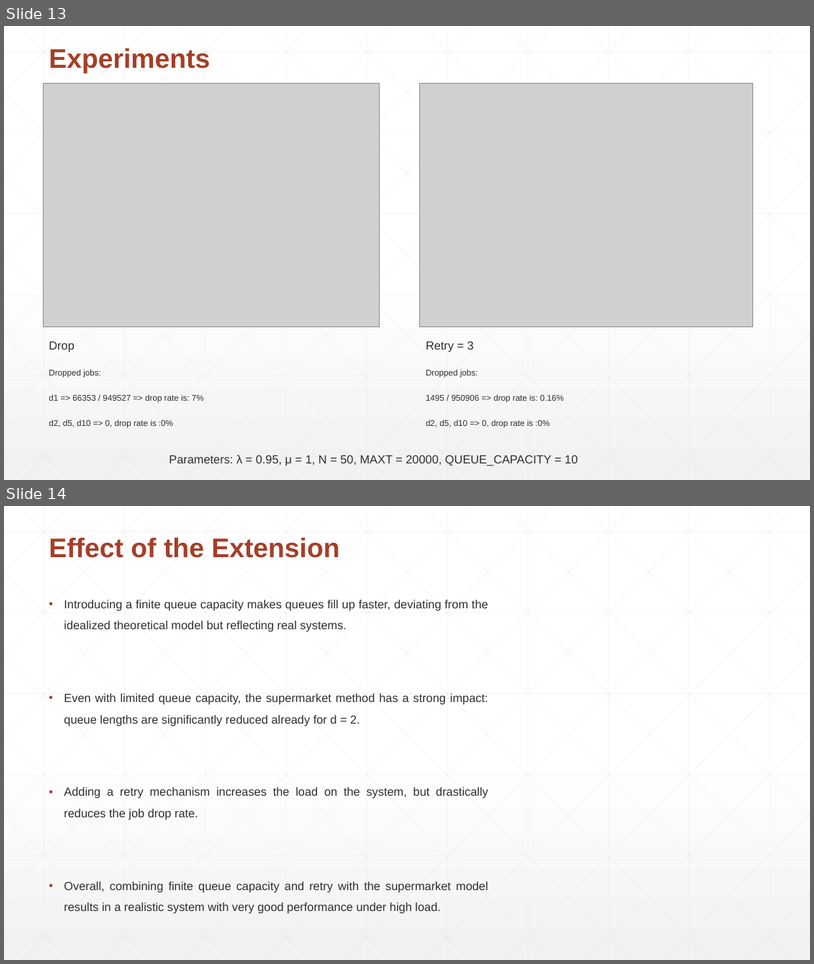
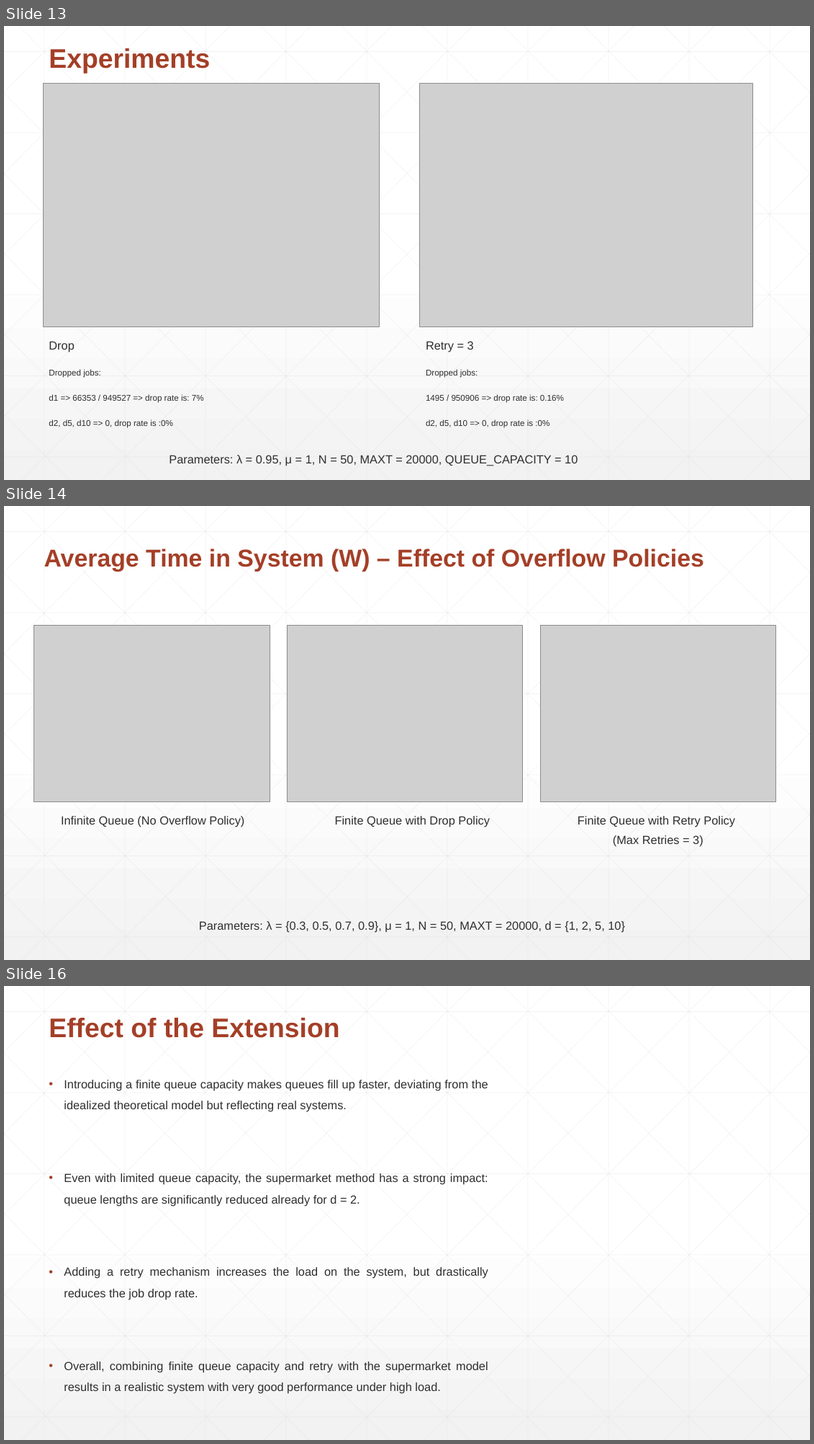
Before and after one commit to Argon2002/DC_Assignment1, a slide deck: Assignment 1.pptx. Shown one above the other, each under a label of ours: slides 13 and 14 before the commit, slides 13, 14 and 16 after it; the slides between them are not shown. The pictures are 814x964 and 814x1444 pixels, drawn with LibreOffice and Linux fonts; fonts in the diff are those of the drawing; grey boxes stand for pictures. Boxes give left, top, right and bottom in pixels: in the first picture for what was removed or moved away, otherwise in the second. Text is boxed around its words. In the diff, an @@ line names an element or a change of style, - is before the commit and + after.

```diff
--- a/Assignment 1.pptx
+++ b/Assignment 1.pptx
@@ slide 14 added at <box>4,506,810,960</box>, background gradient #FFFFFF to #F2F2F2; not listed: 46 template elements that a slide beside it also shows @@
@@ text added at <box>44,548,705,572</box>, 29 pt, text #A43F27, bold @@
+Average Time in System (W) – Effect of Overflow Policies
@@ picture added at <box>34,626,270,802</box> @@
@@ picture added at <box>287,626,523,802</box> @@
@@ picture added at <box>540,626,777,802</box> @@
@@ text added at <box>61,816,244,827</box>, 14 pt, text #2D2E2D @@
+Infinite Queue (No Overflow Policy)
@@ text added at <box>335,816,490,827</box>, 14 pt, text #2D2E2D @@
+Finite Queue with Drop Policy
@@ text added at <box>578,816,736,847</box>, 14 pt, text #2D2E2D @@
+Finite Queue with Retry Policy
+(Max Retries = 3)
@@ text added at <box>199,921,625,932</box>, 14 pt, text #2D2E2D @@
+Parameters: λ = {0.3, 0.5, 0.7, 0.9}, μ = 1, N = 50, MAXT = 20000, d = {1, 2, 5, 10}
@@ what was slide 14 is now slide 16 @@
```
Also in this commit, not shown: 1 slide changed, 1 other slide added, 7 other files.
